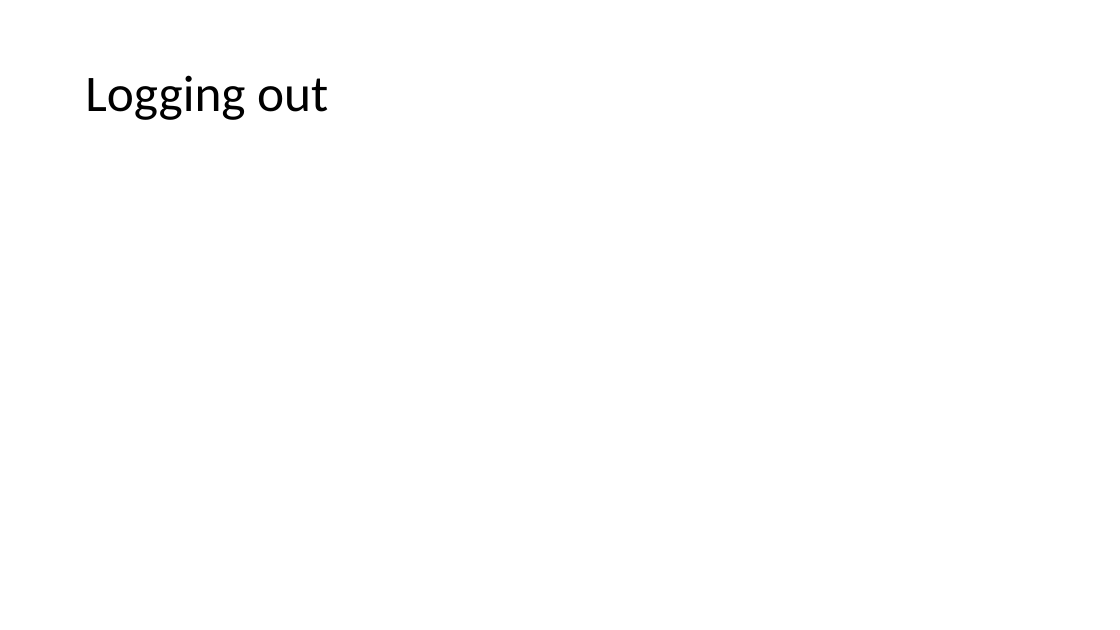
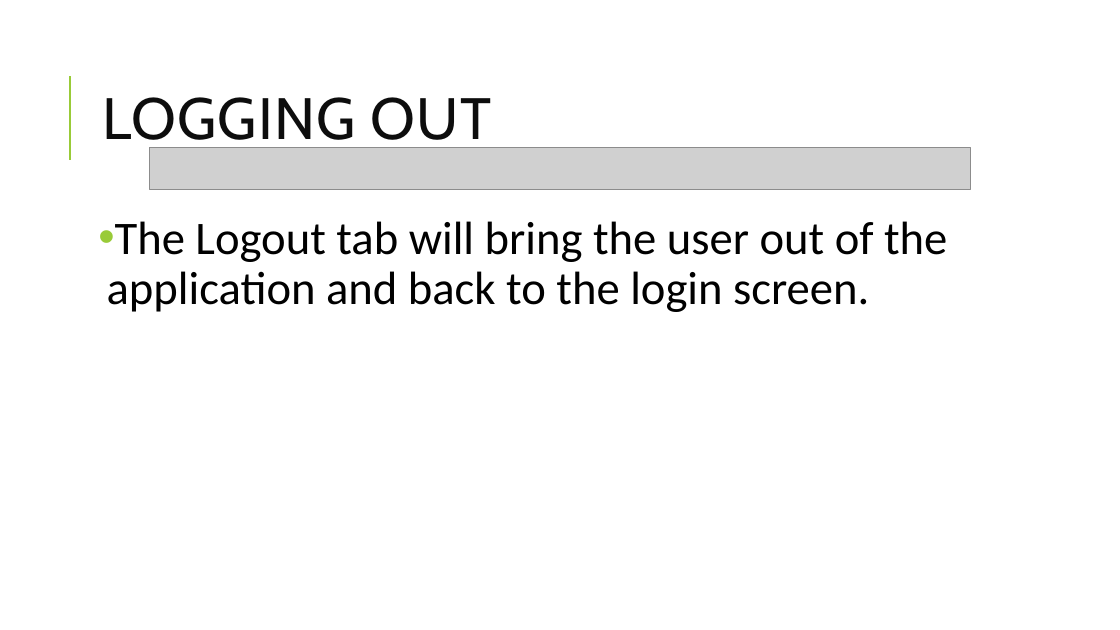
Before and after one commit to nwautomator/CSc6370, a slide deck: slide 23 of documents/MamaG_Presentation.pptx. Drawn at 1120x630 pixels with LibreOffice and Linux fonts; fonts in the diff are those of the drawing; grey boxes stand for pictures. Boxes give left, top, right and bottom in pixels: in the first picture for what was removed or moved away, otherwise in the second. Text is boxed around its words. In the diff, an @@ line names an element or a change of style, - is before the commit and + after.

```diff
--- a/documents/MamaG_Presentation.pptx
+++ b/documents/MamaG_Presentation.pptx
@@ line added from (70, 160) to (70, 76), #99CB38 1.5 pt @@
@@ title at box(102, 97, 491, 152): text changed; size 44 to 50 pt; font Calibri to Cabin; text colour #000000 to #0D0D0D @@
-Logging out
+LOGGING OUT
@@ picture added at box(150, 148, 971, 189) @@
@@ text added at box(107, 221, 947, 312), 40 pt, text #000000 @@
+• The Logout tab will bring the user out of the application and back to the login screen.
```
Also in this commit, not shown: 21 other slides changed, 2 slides added, 2 slides removed, 2 other files.
